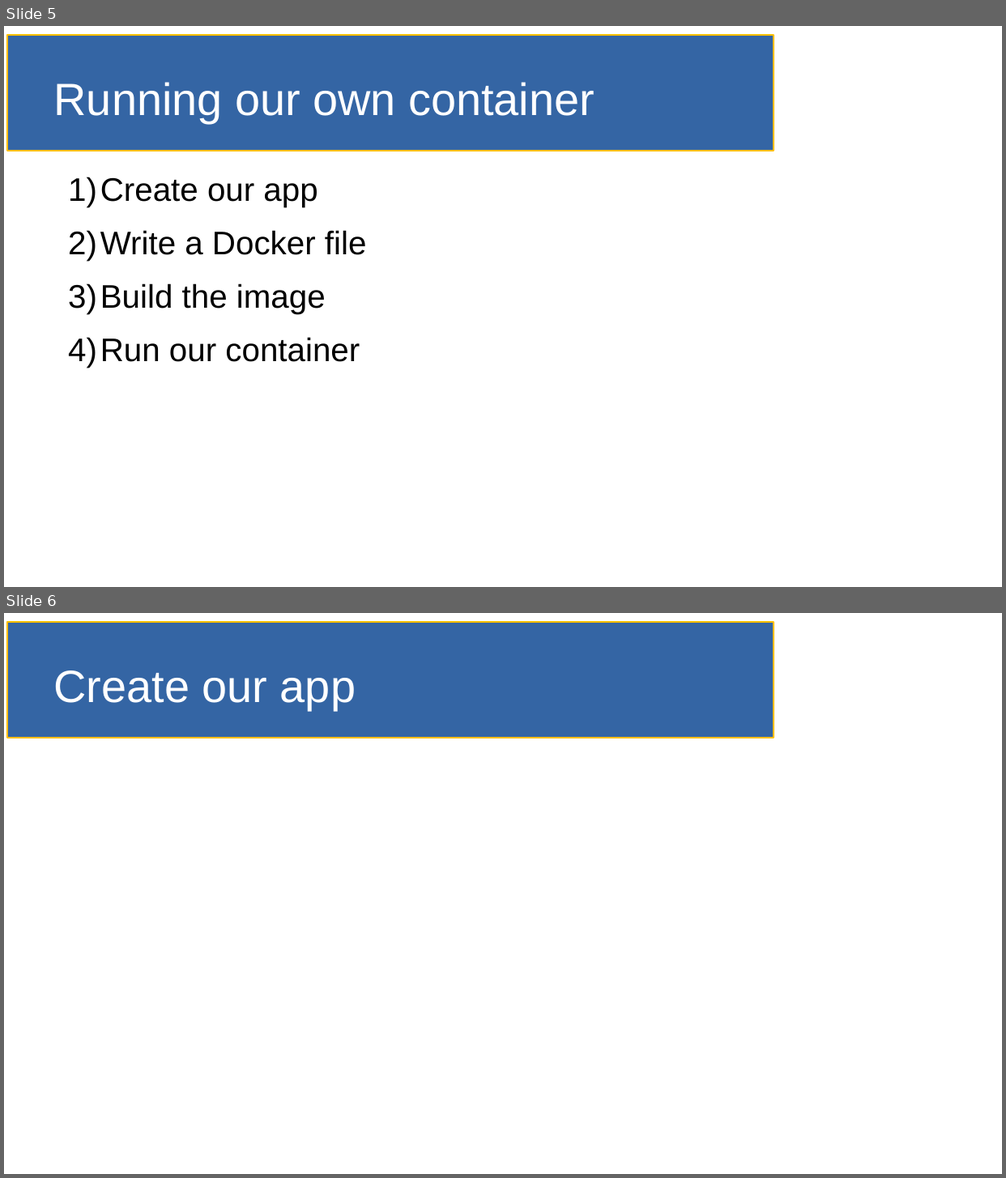
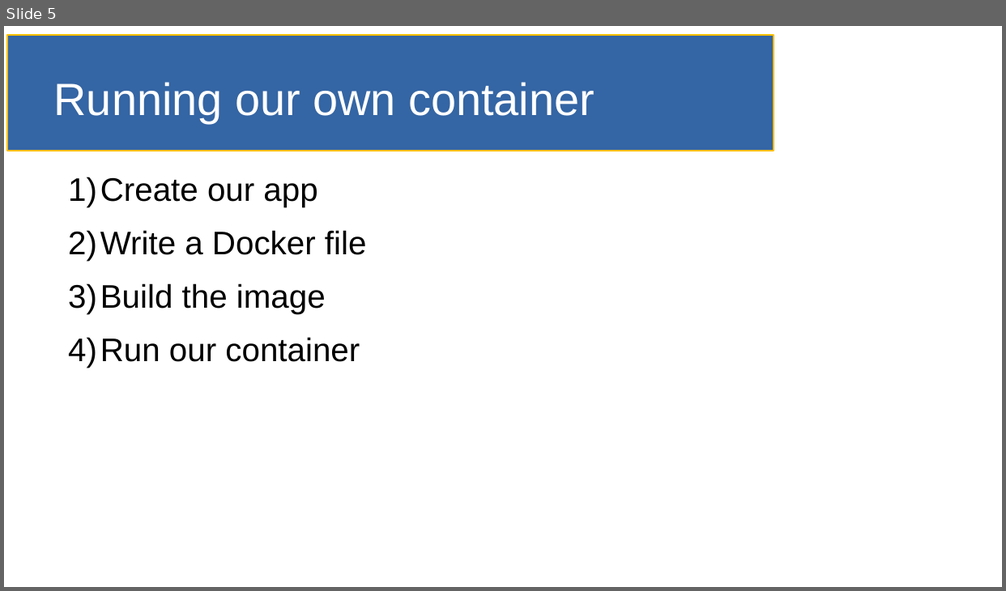
Before and after one commit to SmithE65/Containerizing, a slide deck: doc/slides.odp. Shown one above the other, each under a label of ours: slides 5 and 6 before the commit, slide 5 after it. The pictures are 1006x1178 and 1006x591 pixels, drawn with LibreOffice and Linux fonts; fonts in the diff are those of the drawing. Boxes give left, top, right and bottom in pixels: in the first picture for what was removed or moved away, otherwise in the second. Text is boxed around its words. In the diff, an @@ line names an element or a change of style, - is before the commit and + after.

```diff
--- a/doc/slides.odp
+++ b/doc/slides.odp
@@ slide 6 removed at bbox=[4, 613, 1002, 1174], background #FFFFFF; not listed: 1 template element that a slide beside it also shows @@
@@ title removed at bbox=[54, 671, 356, 710] @@
-Create our app
```
Also in this commit, not shown: 3 slides changed, 10 slides added, 1 other slide removed, 1 other file.
